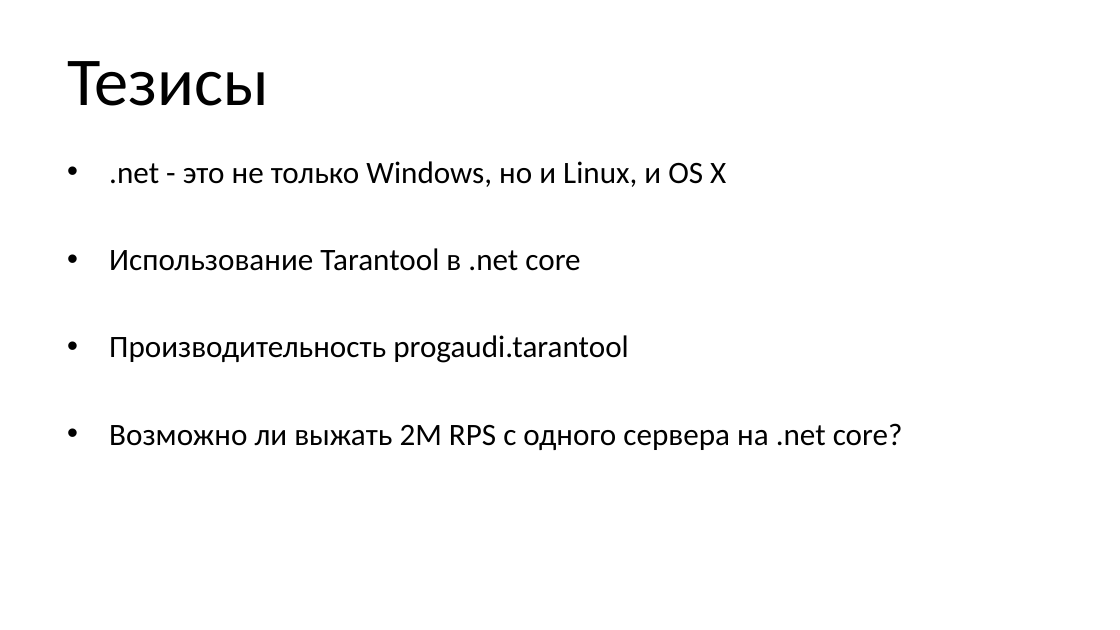
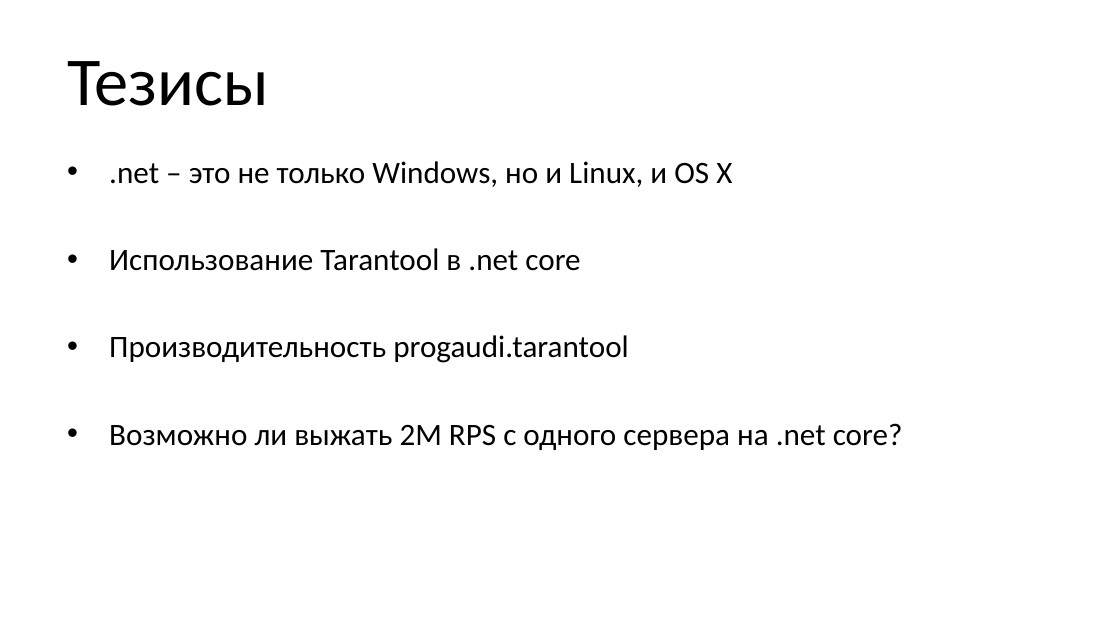
Before and after one commit to aensidhe/presentations, a slide deck: slide 2 of 2018/06/Использование Tarantool.pptx. Drawn at 1120x630 pixels with LibreOffice and Linux fonts; fonts in the diff are those of the drawing; background and template pictures are left out. Boxes give left, top, right and bottom in pixels: in the first picture for what was removed or moved away, otherwise in the second. Text is boxed around its words. In the diff, an @@ line names an element or a change of style, - is before the commit and + after.

```diff
--- a/2018/06/Использование Tarantool.pptx
+++ b/2018/06/Использование Tarantool.pptx
@@ text at box(109, 161, 732, 187): text changed @@
-• .net - это не только Windows, но и Linux, и OS X
+• .net – это не только Windows, но и Linux, и OS X
```
Also in this commit, not shown: 6 other slides changed, 1 slide added, 1 slide removed.
